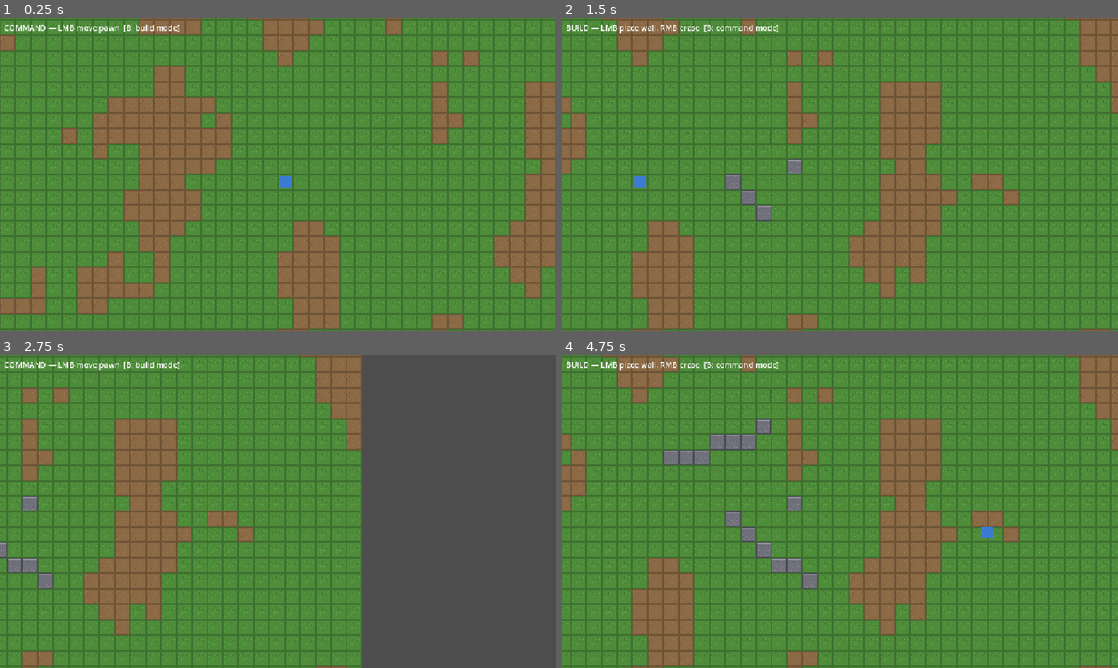
Above: before the commit, frames 1-4 (two rows, left to right).
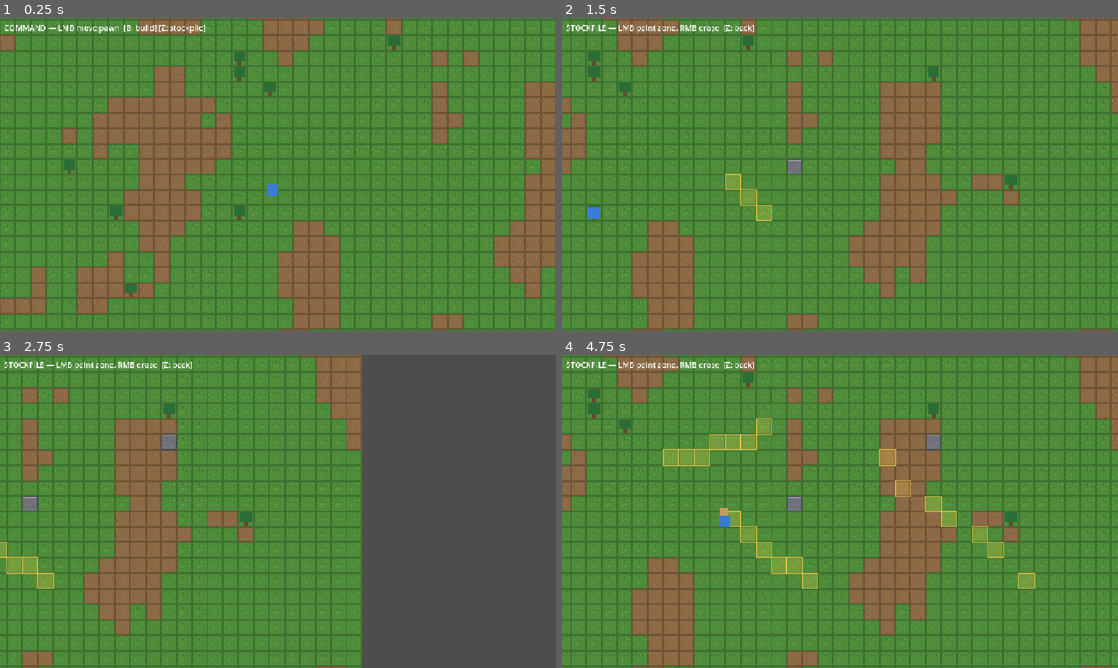
Above: after the commit, the same moments.

Repository: PakkaponBon/gameproject
Game: Godot game, scene res://scenes/main.tscn
Same seed, same stepped clock (60 frames per second), same inputs: the game is played once before the commit and once after it.
Inputs (mouse positions are in pixels of both pictures, inside the frame that each line leads up to):
- Up to frame 1 (0.25 s): no input
- Up to frame 2 (1.5 s): move the mouse to (962, 158) at 0.52 s; hold D (pan_right) 0.53-1.25 s; hold B (toggle_build_mode) 0.53-1.25 s; click (962, 158) at 0.67 s; tap Z (toggle_stockpile_mode, bound only after the commit) at 0.8 s; drag from (728, 190) to (812, 237) at 1.27 s
- Up to frame 3 (2.75 s): tap Enter at 2 s; move the mouse to (333, 442) at 2.02 s; hold D (pan_right) from 2.03 s (still down); hold B (toggle_build_mode) from 2.03 s (still down); click (333, 442) at 2.17 s; tap Z (toggle_stockpile_mode, bound only after the commit) at 2.3 s
- Up to frame 4 (4.75 s): release D (pan_right) at 2.75 s; release B (toggle_build_mode) at 2.75 s; drag from (812, 574) to (673, 464) at 2.77 s; move the mouse to (1006, 558) at 3.52 s; hold A (pan_left) 3.53-4.25 s; hold B (toggle_build_mode) 3.53-4.25 s; click (1006, 558) at 3.67 s; tap Z (toggle_stockpile_mode, bound only after the commit) at 3.8 s; drag from (673, 464) to (756, 433) at 4.27 s

The runs differ from the first frame. In frame 1, 0.9% of the frame differs, in the area x 11-72%, y 2-90%; in frame 2, 1.6%; in frame 3, 1.3%; in frame 4, 4.3%, in the area x 0-86%, y 2-75%.

Commit message:
Milestone 4: hauling - paintable stockpile zone, wood carried to storage
- WorldGrid tracks stockpile cells + item occupancy; ZoneOverlay renders zone
- Haul job type; WoodItem self-registers jobs while loose
- Pawn two-phase haul with mid-carry rerouting; Z key paints zones

Co-Authored-By: Claude Fable 5 <noreply@anthropic.com>

Diff:
--- a/project.godot
+++ b/project.godot
@@ -19,6 +19,7 @@
 
 GameClock="*res://scripts/game_clock.gd"
 WorldGrid="*res://scripts/world_grid.gd"
+JobManager="*res://scripts/job_manager.gd"
 
 [display]
 
@@ -52,6 +53,11 @@
 ]
 }
 
+toggle_stockpile_mode={
+"deadzone": 0.2,
+"events": [Object(InputEventKey,"resource_local_to_scene":false,"resource_name":"","device":-1,"window_id":0,"alt_pressed":false,"shift_pressed":false,"ctrl_pressed":false,"meta_pressed":false,"pressed":false,"keycode":0,"physical_keycode":90,"key_label":0,"unicode":122,"location":0,"echo":false,"script":null)
+]
+}
 toggle_build_mode={
 "deadzone": 0.2,
 "events": [Object(InputEventKey,"resource_local_to_scene":false,"resource_name":"","device":-1,"window_id":0,"alt_press …(191 unchanged characters)…
--- a/scenes/main.tscn
+++ b/scenes/main.tscn
@@ -1,9 +1,10 @@
-[gd_scene load_steps=5 format=3 uid="uid://dqj6m2x9s4hb"]
+[gd_scene load_steps=6 format=3 uid="uid://dqj6m2x9s4hb"]
 
 [ext_resource type="Script" uid="uid://b7h4z9d6r1sc" path="res://scripts/main.gd" id="1_main"]
 [ext_resource type="TileSet" uid="uid://c5w1r8p3v0gd" path="res://assets/tileset.tres" id="2_tileset"]
 [ext_resource type="Script" uid="uid://ct8y5k1w3n2e" path="res://scripts/camera_controller.gd" id="3_camera"]
 [ext_resource type="PackedScene" uid="uid://cw2r7t4lam1p" path="res://scenes/pawn.tscn" id="4_pawn"]
+[ext_resource type="Script" uid="uid://dw3q8n5c1t6m" path="res://scripts/zone_overlay.gd" id="5_zone"]
 
 [node name="Main" type="Node2D"]
 script = ExtResource("1_main")
@@ -13,6 +14,11 @@
 
 [node name="Walls" type="TileMapLayer" parent="."]
 tile_set = ExtResource("2_tileset")
+
+[node name="ZoneOverlay" type="Node2D" parent="."]
+script = ExtResource("5_zone")
+
+[node name="Entities" type="Node2D" parent="."]
 
 [node name="Pawn" parent="." instance=ExtResource("4_pawn")]
 position = Vector2(520, 520)
--- /dev/null
+++ b/scenes/tree_entity.tscn
@@ -0,0 +1,22 @@
+[gd_scene format=3 uid="uid://ck3t8b5x1m6v"]
+
+[ext_resource type="Script" uid="uid://dn7w2q9f4j1h" path="res://scripts/tree_entity.gd" id="1_tree"]
+
+[node name="TreeEntity" type="Node2D"]
+script = ExtResource("1_tree")
+
+[node name="Canopy" type="ColorRect" parent="."]
+offset_left = -6.0
+offset_top = -7.0
+offset_right = 6.0
+offset_bottom = 3.0
+mouse_filter = 2
+color = Color(0.164706, 0.431373, 0.211765, 1)
+
+[node name="Trunk" type="ColorRect" parent="."]
+offset_left = -2.0
+offset_top = 3.0
+offset_right = 2.0
+offset_bottom = 7.0
+mouse_filter = 2
+color = Color(0.407843, 0.286275, 0.176471, 1)
--- /dev/null
+++ b/scenes/wood_item.tscn
@@ -0,0 +1,14 @@
+[gd_scene format=3 uid="uid://bh6s1p41ac3r"]
+
+[ext_resource type="Script" uid="uid://cm8f5t1r3p7k" path="res://scripts/wood_item.gd" id="1_wood"]
+
+[node name="WoodItem" type="Node2D"]
+script = ExtResource("1_wood")
+
+[node name="Body" type="ColorRect" parent="."]
+offset_left = -4.0
+offset_top = -4.0
+offset_right = 4.0
+offset_bottom = 4.0
+mouse_filter = 2
+color = Color(0.784314, 0.607843, 0.352941, 1)
--- /dev/null
+++ b/scripts/job.gd
@@ -0,0 +1,13 @@
+class_name Job
+extends RefCounted
+## One unit of work at a grid cell. Emits `completed` when a pawn finishes it.
+
+signal completed
+
+enum Type { CHOP, HAUL }
+
+var type: Type = Type.CHOP
+var cell: Vector2i
+var work_ticks: int
+var target: Node2D = null
+var reserved: bool = false
--- /dev/null
+++ b/scripts/job_manager.gd
@@ -0,0 +1,39 @@
+extends Node
+## Autoload: global pool of available jobs. Pawns request the nearest
+## reachable job and reserve it so no two pawns work the same job.
+
+var jobs: Array[Job] = []
+
+func add_job(job: Job) -> void:
+	jobs.append(job)
+
+func remove_job(job: Job) -> void:
+	jobs.erase(job)
+
+func request_job(from_cell: Vector2i) -> Job:
+	# Haul jobs are only valid while somewhere exists to put the item.
+	var storage_available := WorldGrid.get_free_stockpile_cell(from_cell) != WorldGrid.INVALID_CELL
+	var best: Job = null
+	var best_dist := INF
+	for job in jobs:
+		if job.reserved:
+			continue
+		if job.type == Job.Type.HAUL and not storage_available:
+			continue
+		var dist := float((job.cell - from_cell).length_squared())
+		if dist < best_dist and _is_reachable(from_cell, job.cell):
+			best = job
+			best_dist = dist
+	if best:
+		best.reserved = true
+	return best
+
+func release_job(job: Job) -> void:
+	job.reserved = false
+
+func complete_job(job: Job) -> void:
+	jobs.erase(job)
+	job.completed.emit()
+
+func _is_reachable(from_cell: Vector2i, to_cell: Vector2i) -> bool:
+	return not WorldGrid.astar.get_id_path(from_cell, to_cell).is_empty()
--- a/scripts/main.gd
+++ b/scripts/main.gd
@@ -1,19 +1,26 @@
 extends Node2D
+
+enum Mode { COMMAND, BUILD, STOCKPILE }
 
 const SOURCE_ID := 0
 const GRASS := Vector2i(0, 0)
 const DIRT := Vector2i(1, 0)
 const WALL := Vector2i(2, 0)
 
-var build_mode := false
+const TREE_SCENE := preload("res://scenes/tree_entity.tscn")
+const TREE_COUNT := 40
+
+var mode := Mode.COMMAND
 
 @onready var ground: TileMapLayer = $Ground
 @onready var walls: TileMapLayer = $Walls
+@onready var entities: Node2D = $Entities
 @onready var pawn: Pawn = $Pawn
 @onready var mode_label: Label = $HUD/ModeLabel
 
 func _ready() -> void:
 	_generate_ground()
+	_spawn_trees()
 	_update_mode_label()
 
 func _generate_ground() -> void:
@@ -25,28 +32,49 @@
 			var tile := DIRT if noise.get_noise_2d(x, y) > 0.25 else GRASS
 			ground.set_cell(Vector2i(x, y), SOURCE_ID, tile)
 
+func _spawn_trees() -> void:
+	var used := {}
+	var attempts := 0
+	while used.size() < TREE_COUNT and attempts < 1000:
+		attempts += 1
+		var cell := Vector2i(randi() % WorldGrid.MAP_SIZE.x, randi() % WorldGrid.MAP_SIZE.y)
+		if used.has(cell) or cell == pawn.cell:
+			continue
+		used[cell] = true
+		var tree: Node2D = TREE_SCENE.instantiate()
+		tree.position = WorldGrid.cell_to_world(cell)
+		entities.add_child(tree)
+
 func _unhandled_input(event: InputEvent) -> void:
 	if event.is_action_pressed("toggle_build_mode"):
-		build_mode = not build_mode
-		_update_mode_label()
+		_set_mode(Mode.BUILD if mode != Mode.BUILD else Mode.COMMAND)
+	elif event.is_action_pressed("toggle_stockpile_mode"):
+		_set_mode(Mode.STOCKPILE if mode != Mode.STOCKPILE else Mode.COMMAND)
 	elif event is InputEventMouseButton and event.pressed:
-		_handle_click(event.button_index)
-	elif event is InputEventMouseMotion and build_mode:
-		# Drag to paint or erase while in build mode.
+		_apply_tool(event.button_index)
+	elif event is InputEventMouseMotion and mode != Mode.COMMAND:
+		# Drag to paint or erase in build/stockpile modes.
 		if event.button_mask & MOUSE_BUTTON_MASK_LEFT:
-			_place_wall(_mouse_cell())
+			_apply_tool(MOUSE_BUTTON_LEFT)
 		elif event.button_mask & MOUSE_BUTTON_MASK_RIGHT:
-			_erase_wall(_mouse_cell())
+			_apply_tool(MOUSE_BUTTON_RIGHT)
 
-func _handle_click(button_index: int) -> void:
+func _apply_tool(button_index: int) -> void:
 	var cell := _mouse_cell()
-	if build_mode:
-		if button_index == MOUSE_BUTTON_LEFT:
-			_place_wall(cell)
-		elif button_index == MOUSE_BUTTON_RIGHT:
-			_erase_wall(cell)
-	elif button_index == MOUSE_BUTTON_LEFT:
-		pawn.move_to(cell)
+	match mode:
+		Mode.COMMAND:
+			if button_index == MOUSE_BUTTON_LEFT:
+				pawn.move_to(cell)
+		Mode.BUILD:
+			if button_index == MOUSE_BUTTON_LEFT:
+				_place_wall(cell)
+			elif button_index == MOUSE_BUTTON_RIGHT:
+				_erase_wall(cell)
+		Mode.STOCKPILE:
+			if button_index == MOUSE_BUTTON_LEFT:
+				WorldGrid.set_stockpile(cell, true)
+			elif button_index == MOUSE_BUTTON_RIGHT:
+				WorldGrid.set_stockpile(cell, false)
 
 func _mouse_cell() -> Vector2i:
 	return WorldGrid.world_to_cell(get_global_mouse_position())
@@ -62,8 +90,15 @@
 	WorldGrid.set_wall(cell, false)
 	walls.erase_cell(cell)
 
+func _set_mode(new_mode: Mode) -> void:
+	mode = new_mode
+	_update_mode_label()
+
 func _update_mode_label() -> void:
-	if build_mode:
-		mode_label.text = "BUILD — LMB place wall, RMB erase  [B: command mode]"
-	else:
-		mode_label.text = "COMMAND — LMB move pawn  [B: build mode]"
+	match mode:
+		Mode.COMMAND:
+			mode_label.text = "COMMAND — LMB move pawn  [B: build] [Z: stockpile]"
+		Mode.BUILD:
+			mode_label.text = "BUILD — LMB wall, RMB erase  [B: back]"
+		Mode.STOCKPILE:
+			mode_label.text = "STOCKPILE — LMB paint zone, RMB erase  [Z: back]"
--- a/scripts/pawn.gd
+++ b/scripts/pawn.gd
@@ -6,6 +6,8 @@
 
 var cell: Vector2i
 var target_cell: Vector2i
+var job: Job = null
+var carrying: WoodItem = null
 
 func _ready() -> void:
 	cell = WorldGrid.world_to_cell(position)
@@ -13,20 +15,78 @@
 	position = WorldGrid.cell_to_world(cell)
 	GameClock.ticked.connect(_on_tick)
 
+## Player command: overrides current work. A held job returns to the pool;
+## carried wood is dropped on the spot.
 func move_to(destination: Vector2i) -> void:
-	if WorldGrid.in_bounds(destination):
-		target_cell = destination
+	if not WorldGrid.in_bounds(destination):
+		return
+	_abort_work()
+	target_cell = destination
 
 func _on_tick() -> void:
-	if cell == target_cell:
-		return
+	if job == null and carrying == null and cell == target_cell:
+		job = JobManager.request_job(cell)
+		if job:
+			target_cell = job.cell
+	if cell != target_cell:
+		_step()
+	elif carrying:
+		_deliver()
+	elif job:
+		_work()
+
+func _step() -> void:
 	# Repath every tick so walls placed mid-walk are respected immediately.
 	# allow_partial_path lets a click on a wall walk to the closest reachable cell.
 	var path: Array[Vector2i] = WorldGrid.astar.get_id_path(cell, target_cell, true)
 	if path.size() < 2:
+		# Destination unreachable; give up. request_job filters unreachable
+		# jobs, so abandoned work won't be immediately re-taken.
 		target_cell = cell
+		_abort_work()
 		return
 	cell = path[1]
+
+func _work() -> void:
+	match job.type:
+		Job.Type.CHOP:
+			job.work_ticks -= 1
+			if job.work_ticks <= 0:
+				JobManager.complete_job(job)
+				job = null
+		Job.Type.HAUL:
+			_pick_up(job.target as WoodItem)
+
+func _pick_up(wood: WoodItem) -> void:
+	wood.pick_up(self)  # removes its haul job from the pool
+	job = null
+	var dest := WorldGrid.get_free_stockpile_cell(cell)
+	if dest == WorldGrid.INVALID_CELL:
+		wood.drop_at(cell)  # storage vanished since we took the job
+		return
+	carrying = wood
+	target_cell = dest
+
+func _deliver() -> void:
+	if WorldGrid.is_cell_free_for_storage(cell):
+		carrying.drop_at(cell)
+		carrying = null
+		return
+	# Destination was filled or unzoned mid-carry; try another cell.
+	var dest := WorldGrid.get_free_stockpile_cell(cell)
+	if dest == WorldGrid.INVALID_CELL:
+		carrying.drop_at(cell)
+		carrying = null
+	else:
+		target_cell = dest
+
+func _abort_work() -> void:
+	if job:
+		JobManager.release_job(job)
+		job = null
+	if carrying:
+		carrying.drop_at(cell)
+		carrying = null
 
 func _process(delta: float) -> void:
 	# Rendering only: ease the visual position toward the logical grid cell.
--- /dev/null
+++ b/scripts/tree_entity.gd
@@ -0,0 +1,28 @@
+class_name TreeEntity
+extends Node2D
+## A choppable tree. Registers its own chop job on spawn; when the job
+## completes it drops a wood item and removes itself.
+## (Named TreeEntity because `Tree` is a built-in Godot Control class.)
+
+const CHOP_TICKS := 30  # 3 seconds at 10 ticks/sec
+const WOOD_SCENE := preload("res://scenes/wood_item.tscn")
+
+var cell: Vector2i
+var job: Job
+
+func _ready() -> void:
+	cell = WorldGrid.world_to_cell(position)
+	position = WorldGrid.cell_to_world(cell)
+	job = Job.new()
+	job.type = Job.Type.CHOP
+	job.target = self
+	job.cell = cell
+	job.work_ticks = CHOP_TICKS
+	job.completed.connect(_on_chopped)
+	JobManager.add_job(job)
+
+func _on_chopped() -> void:
+	var wood: Node2D = WOOD_SCENE.instantiate()
+	wood.position = WorldGrid.cell_to_world(cell)
+	get_parent().add_child(wood)
+	queue_free()
--- /dev/null
+++ b/scripts/wood_item.gd
@@ -0,0 +1,43 @@
+class_name WoodItem
+extends Node2D
+## A loose resource on the ground. Registers a haul job for itself whenever
+## it sits outside a stockpile; stored wood (on a free stockpile cell) is inert.
+
+var cell: Vector2i
+var haul_job: Job = null
+
+var _home: Node = null  # container to return to after being carried
+
+func _ready() -> void:
+	_home = get_parent()
+	cell = WorldGrid.world_to_cell(position)
+	position = WorldGrid.cell_to_world(cell)
+	_settle()
+
+func pick_up(carrier: Node2D) -> void:
+	WorldGrid.unregister_item(cell)
+	if haul_job:
+		JobManager.remove_job(haul_job)
+		haul_job = null
+	reparent(carrier)
+	position = Vector2(0, -10)
+
+func drop_at(drop_cell: Vector2i) -> void:
+	reparent(_home)
+	cell = drop_cell
+	position = WorldGrid.cell_to_world(cell)
+	_settle()
+
+func _settle() -> void:
+	# Check storage BEFORE registering, or our own presence marks the cell taken.
+	var stored := WorldGrid.is_cell_free_for_storage(cell)
+	WorldGrid.register_item(cell, self)
+	if not stored:
+		_register_haul_job()
+
+func _register_haul_job() -> void:
+	haul_job = Job.new()
+	haul_job.type = Job.Type.HAUL
+	haul_job.cell = cell
+	haul_job.target = self
+	JobManager.add_job(haul_job)
--- a/scripts/world_grid.gd
+++ b/scripts/world_grid.gd
@@ -1,10 +1,16 @@
 extends Node
-## Autoload: single source of truth for the tile grid and walkability.
+## Autoload: single source of truth for the tile grid — walkability,
+## stockpile zones, and which cell each ground item occupies.
+
+signal stockpile_changed
 
 const MAP_SIZE := Vector2i(64, 64)
 const TILE_SIZE := 16
+const INVALID_CELL := Vector2i(-1, -1)
 
 var astar := AStarGrid2D.new()
+var stockpile_cells := {}  # Set of Vector2i (value unused)
+var items := {}  # Vector2i -> Node2D occupying that cell
 
 func _ready() -> void:
 	astar.region = Rect2i(Vector2i.ZERO, MAP_SIZE)
@@ -22,6 +28,40 @@
 	if in_bounds(cell):
 		astar.set_point_solid(cell, solid)
 
+func set_stockpile(cell: Vector2i, on: bool) -> void:
+	if not in_bounds(cell) or (on and is_wall(cell)):
+		return
+	if on:
+		stockpile_cells[cell] = true
+	else:
+		stockpile_cells.erase(cell)
+	stockpile_changed.emit()
+
+func is_stockpile(cell: Vector2i) -> bool:
+	return stockpile_cells.has(cell)
+
+func register_item(cell: Vector2i, item: Node2D) -> void:
+	items[cell] = item
+
+func unregister_item(cell: Vector2i) -> void:
+	items.erase(cell)
+
+func is_cell_free_for_storage(cell: Vector2i) -> bool:
+	return is_stockpile(cell) and not items.has(cell) and not is_wall(cell)
+
+## Nearest reachable stockpile cell with no item on it, or INVALID_CELL.
+func get_free_stockpile_cell(from_cell: Vector2i) -> Vector2i:
+	var best := INVALID_CELL
+	var best_dist := INF
+	for cell: Vector2i in stockpile_cells:
+		if not is_cell_free_for_storage(cell):
+			continue
+		var dist := float((cell - from_cell).length_squared())
+		if dist < best_dist and not astar.get_id_path(from_cell, cell).is_empty():
+			best = cell
+			best_dist = dist
+	return best
+
 func cell_to_world(cell: Vector2i) -> Vector2:
 	return Vector2(cell) * TILE_SIZE + Vector2.ONE * (TILE_SIZE / 2.0)
 
--- /dev/null
+++ b/scripts/zone_overlay.gd
@@ -0,0 +1,15 @@
+extends Node2D
+## Draws the stockpile zone as translucent rectangles. Pure rendering;
+## the zone data lives in WorldGrid.
+
+const FILL := Color(1.0, 0.85, 0.3, 0.22)
+const BORDER := Color(1.0, 0.85, 0.3, 0.6)
+
+func _ready() -> void:
+	WorldGrid.stockpile_changed.connect(queue_redraw)
+
+func _draw() -> void:
+	for cell: Vector2i in WorldGrid.stockpile_cells:
+		var rect := Rect2(Vector2(cell) * WorldGrid.TILE_SIZE, Vector2.ONE * WorldGrid.TILE_SIZE)
+		draw_rect(rect, FILL)
+		draw_rect(rect, BORDER, false, 1.0)
Not shown, added: scripts/job.gd.uid
Not shown, added: scripts/job_manager.gd.uid
Not shown, added: scripts/tree_entity.gd.uid
Not shown, added: scripts/wood_item.gd.uid
Not shown, added: scripts/zone_overlay.gd.uid
